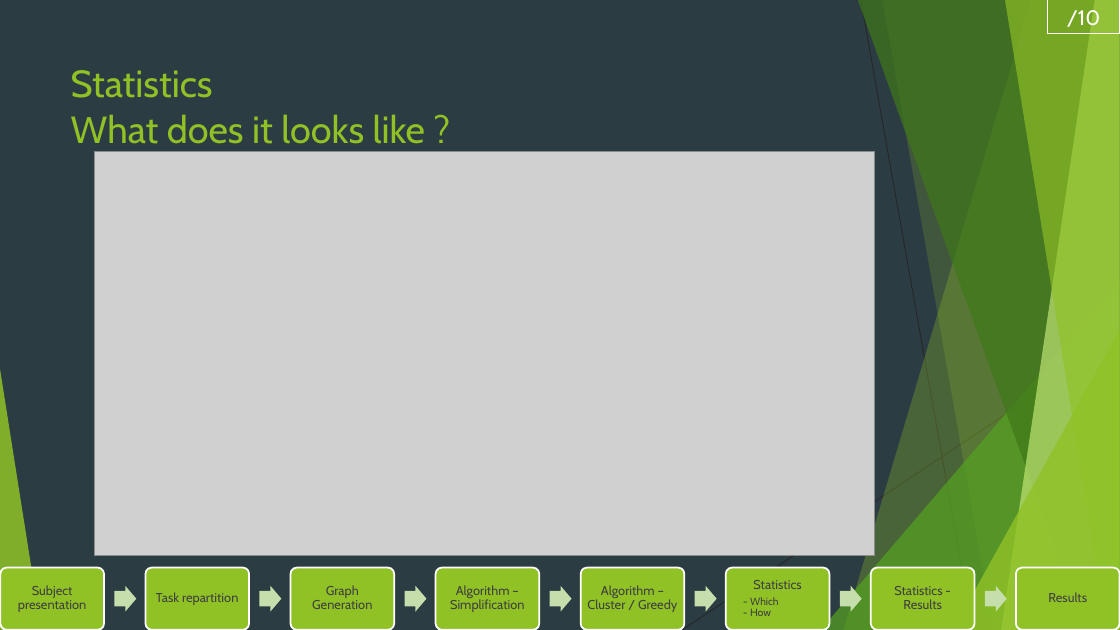
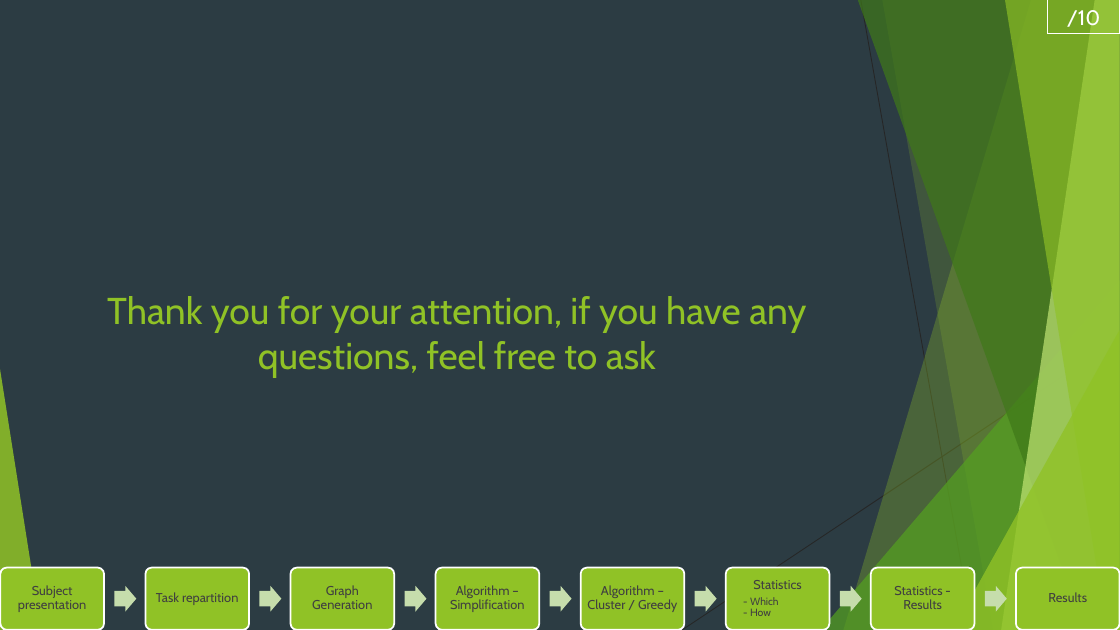
Before and after one commit to RobinMaisano/ProjetData, a slide deck: slide 14 of DATA PROJECT.pptx (slide 11 before the commit). Drawn at 1120x630 pixels with LibreOffice and Linux fonts; fonts in the diff are those of the drawing; grey boxes stand for pictures. Boxes give left, top, right and bottom in pixels: in the first picture for what was removed or moved away, otherwise in the second. Text is boxed around its words. In the diff, an @@ line names an element or a change of style, - is before the commit and + after.

```diff
--- a/DATA PROJECT.pptx
+++ b/DATA PROJECT.pptx
@@ title removed at (x1=71, y1=70, x2=425, y2=152) @@
-Statistics
-What does it looks like ?
@@ picture removed at (x1=94, y1=151, x2=875, y2=555) @@
@@ text added at (x1=107, y1=296, x2=806, y2=378), 32 pt, text #90C226 @@
+Thank you for your attention, if you have any questions, feel free to ask
```
Also in this commit, not shown: 4 other slides changed.
